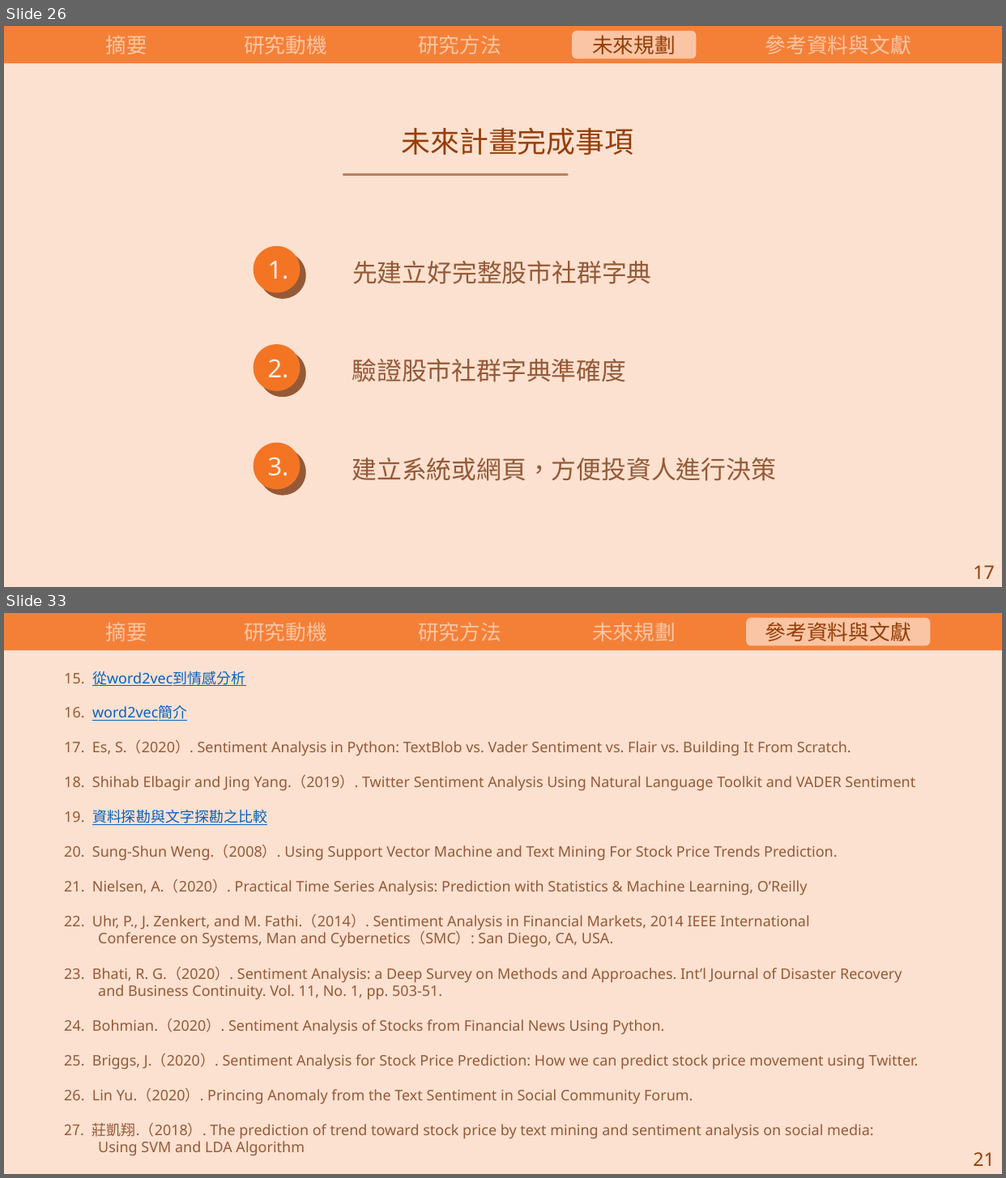
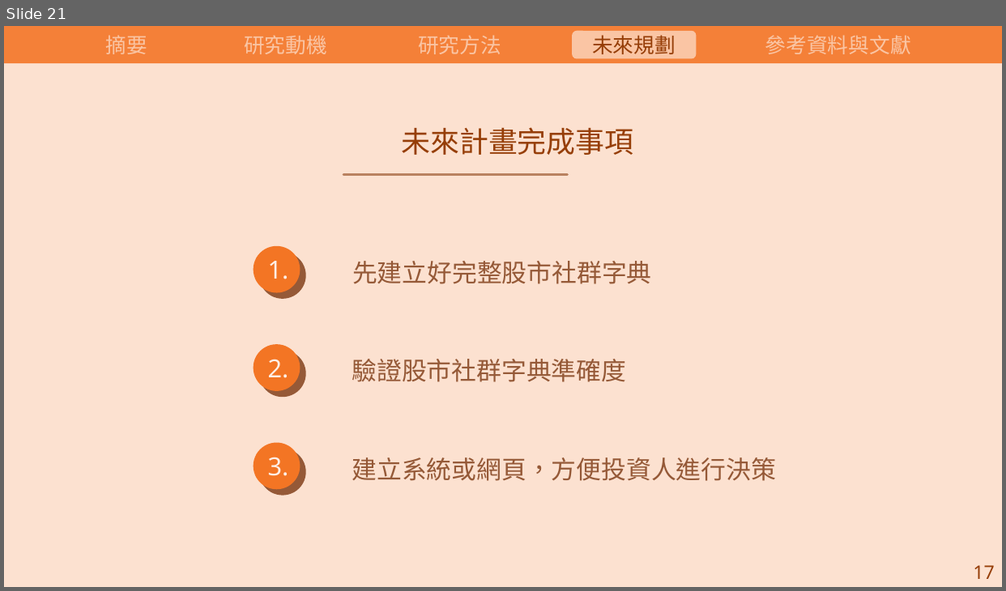
Before and after one commit to carina419/NTUST, a slide deck: 112-2/MI6006701 研究方法/研究方法期末報告.pptx. Shown one above the other, each under a label of ours: slides 26 and 33 before the commit, slide 21 after it; the slides between them are not shown. The pictures are 1006x1178 and 1006x591 pixels, drawn with LibreOffice and Linux fonts; fonts in the diff are those of the drawing. Boxes give left, top, right and bottom in pixels: in the first picture for what was removed or moved away, otherwise in the second. Text is boxed around its words. In the diff, an @@ line names an element or a change of style, - is before the commit and + after.

```diff
--- a/112-2/MI6006701 研究方法/研究方法期末報告.pptx
+++ b/112-2/MI6006701 研究方法/研究方法期末報告.pptx
@@ slide 33 removed at box(4, 613, 1002, 1174), background #FFFFFF @@
@@ rectangle removed at box(4, 613, 1002, 1174) @@
@@ rectangle removed at box(4, 613, 1002, 650) @@
@@ text removed at box(106, 622, 147, 641) @@
-摘要
@@ text removed at box(244, 622, 327, 641) @@
-研究動機
@@ text removed at box(418, 622, 501, 641) @@
-研究方法
@@ text removed at box(592, 622, 675, 641) @@
-未來規劃
@@ rounded rectangle removed at box(747, 618, 931, 646) @@
@@ text removed at box(765, 622, 911, 641) @@
-參考資料與文獻
@@ group removed at box(64, 671, 918, 1157): 13 texts @@
-15. 從word2vec到情感分析
-16. word2vec簡介
-17. Es, S.（2020）. Sentiment Analysis in Python: TextBlob vs. Vader Sentiment vs. Flair vs. Building It From Scratch.
-18. Shihab Elbagir and Jing Yang.（2019）. Twitter Sentiment Analysis Using Natural Language Toolkit and VADER Sentiment
-19. 資料探勘與文字探勘之比較
-20. Sung-Shun Weng.（2008）. Using Support Vector Machine and Text Mining For Stock Price Trends Prediction.
-21. Nielsen, A.（2020）. Practical Time Series Analysis: Prediction with Statistics & Machine Learning, O’Reilly
-22. Uhr, P., J. Zenkert, and M. Fathi.（2014）. Sentiment Analysis in Financial Markets, 2014 IEEE International
-Conference on Systems, Man and Cybernetics（SMC）: San Diego, CA, USA.
-23. Bhati, R. G.（2020）. Sentiment Analysis: a Deep Survey on Methods and Approaches. Int’l Journal of Disaster Recovery
-and Business Continuity. Vol. 11, No. 1, pp. 503-51.
-24. Bohmian.（2020）. Sentiment Analysis of Stocks from Financial News Using Python.
-25. Briggs, J.（2020）. Sentiment Analysis for Stock Price Prediction: How we can predict stock price movement using Twitter.
-26. Lin Yu.（2020）. Princing Anomaly from the Text Sentiment in Social Community Forum.
-27. 莊凱翔.（2018）. The prediction of trend toward stock price by text mining and sentiment analysis on social media:
-Using SVM and LDA Algorithm
@@ text removed at box(973, 1152, 994, 1166) @@
-21
@@ what was slide 26 is now slide 21 @@
```
Also in this commit, not shown: 10 slides changed, 6 slides added, 16 other slides removed, 1 other file.
